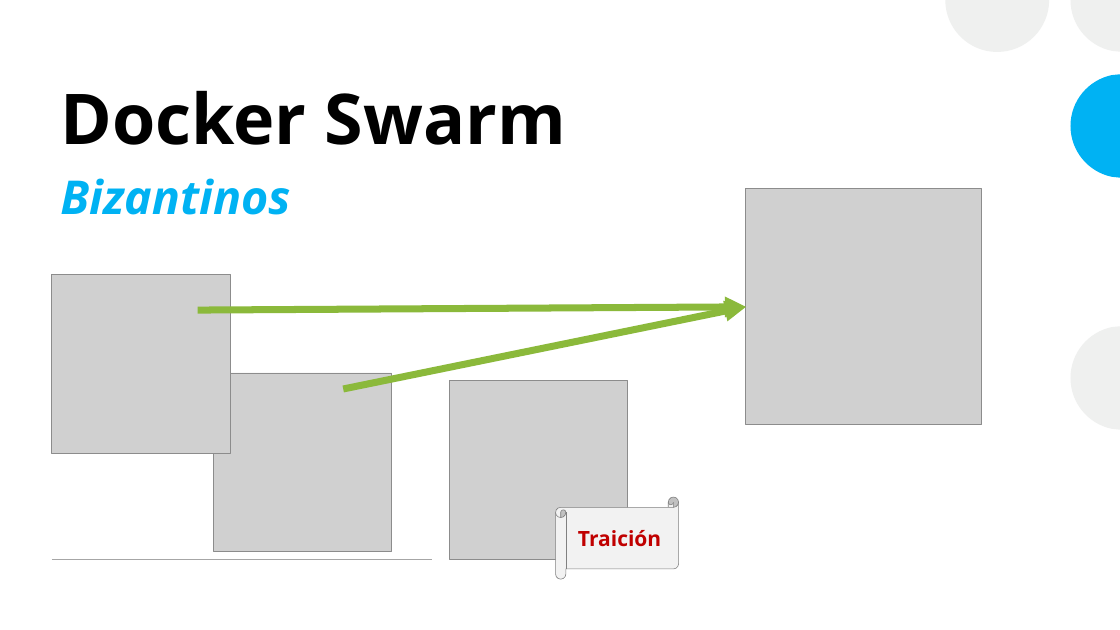
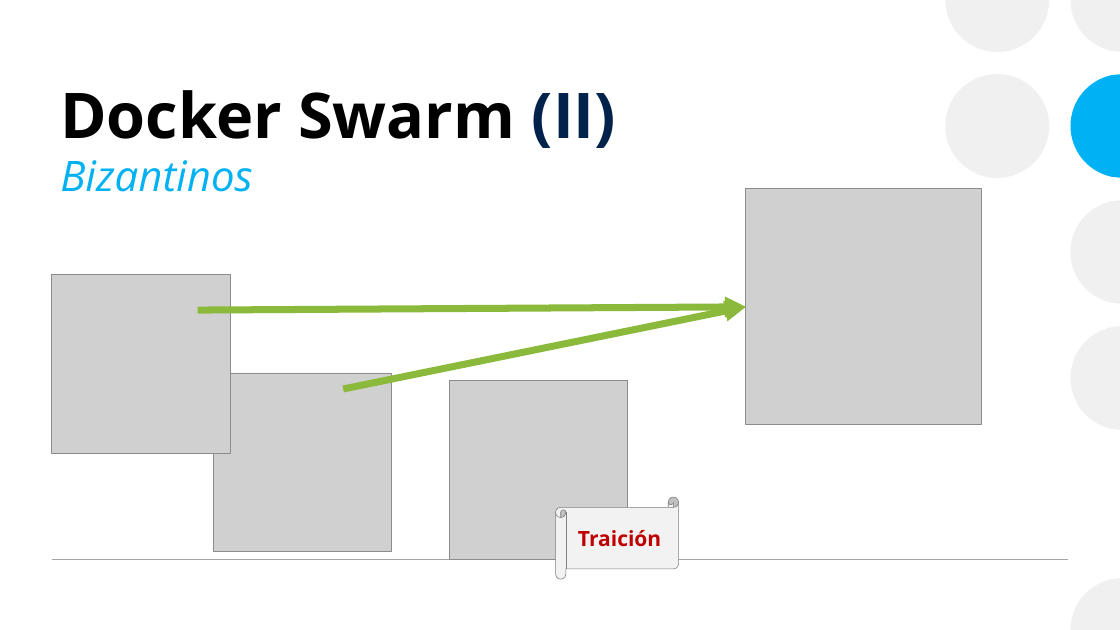
Before and after one commit to josanri/docker-workshop, a slide deck: slide 75 of Introducción a Docker.pptx (slide 74 before the commit). Drawn at 1120x630 pixels with LibreOffice and Linux fonts; fonts in the diff are those of the drawing; grey boxes stand for pictures. Boxes give left, top, right and bottom in pixels: in the first picture for what was removed or moved away, otherwise in the second. Text is boxed around its words. In the diff, an @@ line names an element or a change of style, - is before the commit and + after.

Commit message:
Quality of Presentation changes
Accesiblity (added subtitles) and differenciated between titles, set
higher contrast for container cubes, removed network port simulation.
Added references to docker init and docker scout.

```diff
--- a/Introducción a Docker.pptx
+++ b/Introducción a Docker.pptx
@@ rectangle removed at bbox=[0, 0, 1120, 630] @@
@@ ellipse added at bbox=[945, 74, 1049, 178], fill #EFF0EF @@
@@ title at bbox=[60, 90, 616, 148]: text changed; size 60 to 54 pt @@
-Docker Swarm
+Docker Swarm (II)
@@ subtitle "Bizantinos": place and size @@
-subtitle "Bizantinos" at bbox=[60, 178, 290, 215]
+subtitle "Bizantinos" at bbox=[60, 160, 252, 192]
@@ subtitle "Bizantinos" at bbox=[60, 160, 252, 192]: size 40 to 36 pt, bold off; more space between paragraphs @@
@@ freeform shape removed at bbox=[1070, 200, 1120, 303] @@
@@ freeform shape added at bbox=[1070, 200, 1120, 303], fill #EFF0EF @@
@@ line added from (52, 560) to (1068, 560), #A6A6A6 1 pt @@
@@ freeform shape removed at bbox=[1070, 578, 1120, 630] @@
@@ freeform shape added at bbox=[1070, 578, 1120, 630], fill #EFF0EF @@
```
Also in this commit, not shown: 64 other slides changed, 4 slides added, 3 slides removed, 1 other file.
